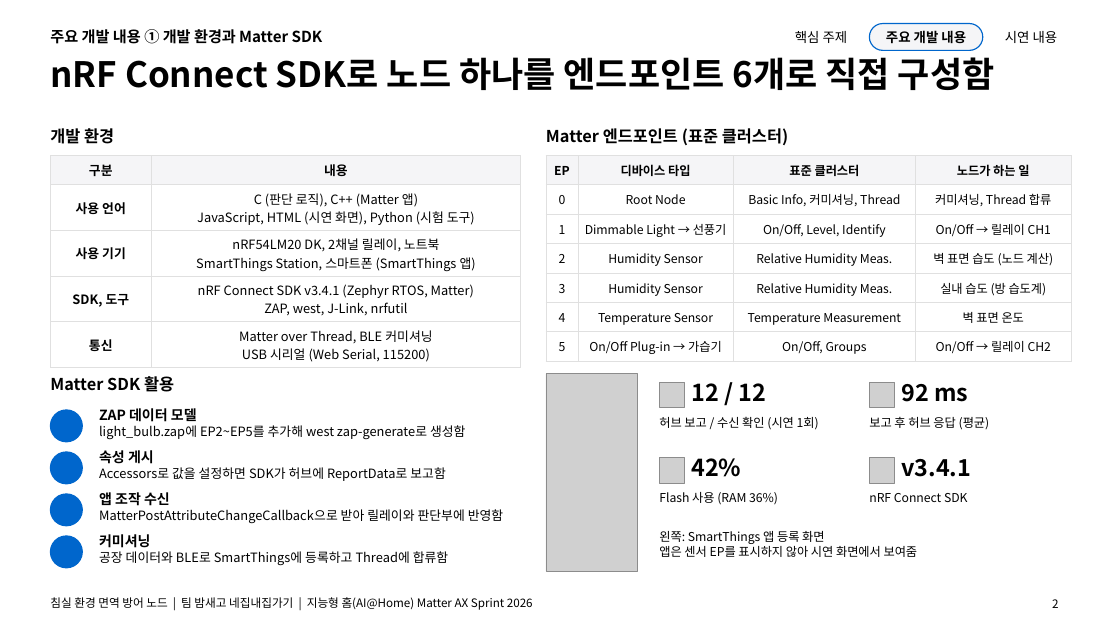
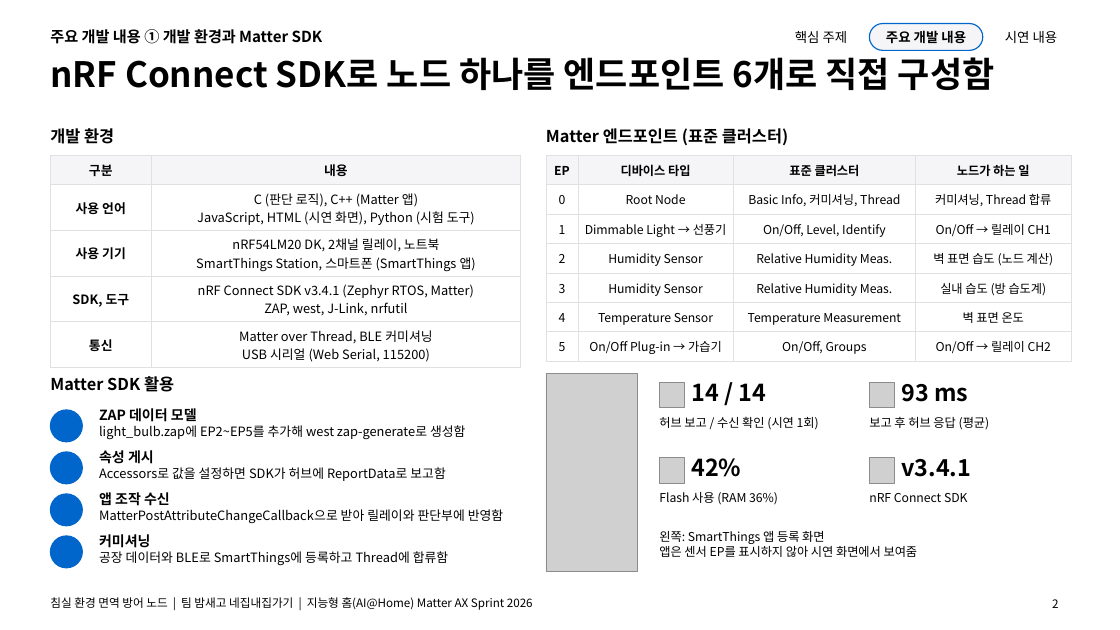
Before and after one commit to 55wind/matter-iot, a slide deck: slide 2 of docs/발표자료_침실노드.pptx. Drawn at 1120x630 pixels with LibreOffice and Linux fonts; fonts in the diff are those of the drawing; grey boxes stand for pictures; background and template pictures are left out. Boxes give left, top, right and bottom in pixels: in the first picture for what was removed or moved away, otherwise in the second. Text is boxed around its words. In the diff, an @@ line names an element or a change of style, - is before the commit and + after.

```diff
--- a/docs/발표자료_침실노드.pptx
+++ b/docs/발표자료_침실노드.pptx
@@ text at (x1=691, y1=383, x2=766, y2=401): text changed @@
-12 / 12
+14 / 14
@@ text at (x1=901, y1=384, x2=968, y2=402): text changed @@
-92 ms
+93 ms
```
Also in this commit, not shown: 3 other slides changed, 8 other files.
